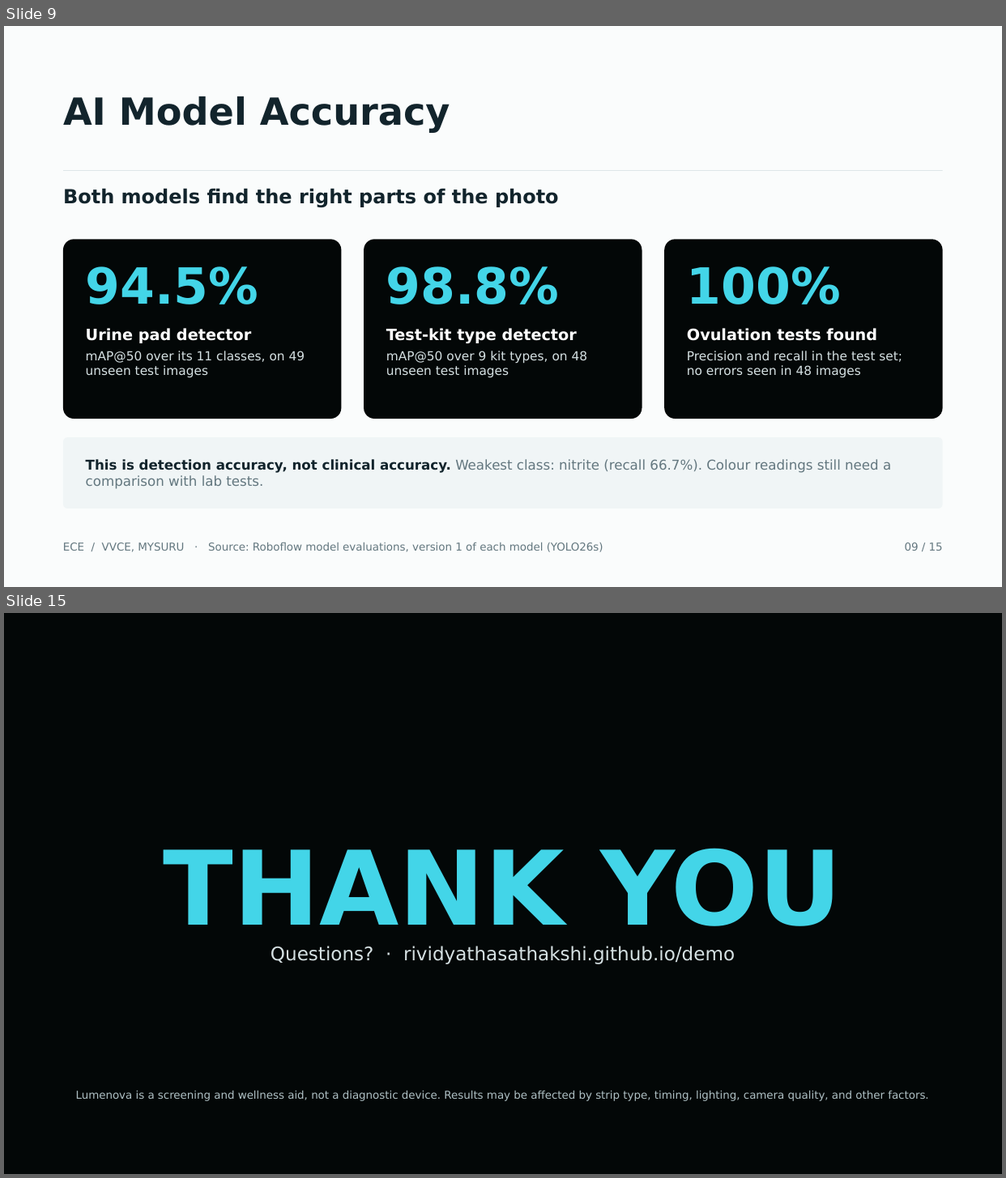
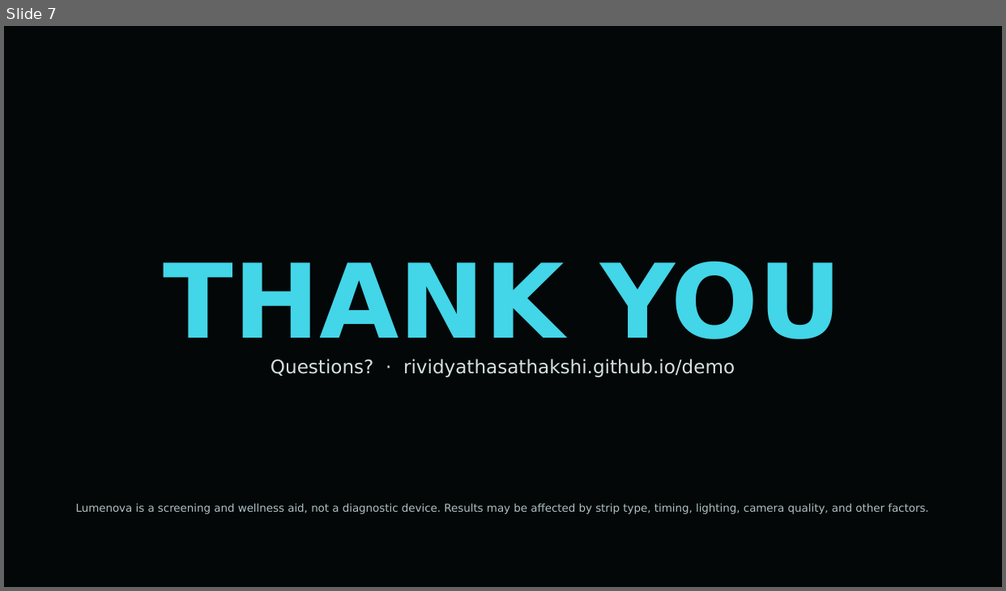
Before and after one commit to RividyathaSathakshi/LUMENOVA, a slide deck: presentation/Lumenova_TechShodha.pptx. Shown one above the other, each under a label of ours: slides 9 and 15 before the commit, slide 7 after it; the slides between them are not shown. The pictures are 1006x1178 and 1006x591 pixels, drawn with LibreOffice and Linux fonts; fonts in the diff are those of the drawing. Boxes give left, top, right and bottom in pixels: in the first picture for what was removed or moved away, otherwise in the second. Text is boxed around its words. In the diff, an @@ line names an element or a change of style, - is before the commit and + after.

```diff
--- a/presentation/Lumenova_TechShodha.pptx
+++ b/presentation/Lumenova_TechShodha.pptx
@@ slide 9 removed at (4,26,1002,587), background #FAFCFC @@
@@ text removed at (63,96,450,133) @@
-AI Model Accuracy
@@ rectangle removed at (63,170,943,171) @@
@@ text removed at (63,188,559,207) @@
-Both models find the right parts of the photo
@@ rounded rectangle removed at (63,239,342,419) @@
@@ rounded rectangle removed at (364,239,642,419) @@
@@ rounded rectangle removed at (664,239,943,419) @@
@@ text removed at (86,267,258,305) @@
-94.5%
@@ text removed at (386,267,559,305) @@
-98.8%
@@ text removed at (687,267,841,305) @@
-100%
@@ text removed at (86,328,305,378) @@
-Urine pad detector
-mAP@50 over its 11 classes, on 49 unseen test images
@@ text removed at (386,328,588,378) @@
-Test-kit type detector
-mAP@50 over 9 kit types, on 48 unseen test images
@@ text removed at (687,328,902,378) @@
-Ovulation tests found
-Precision and recall in the test set; no errors seen in 48 images
@@ rounded rectangle removed at (63,437,943,509) @@
@@ text removed at (86,459,891,489) @@
-This is detection accuracy, not clinical accuracy. Weakest class: nitrite (recall 66.7%). Colour readings still need a comparison with lab tests.
@@ text removed at (63,543,603,552) @@
-ECE / VVCE, MYSURU · Source: Roboflow model evaluations, version 1 of each model (YOLO26s)
@@ text removed at (905,543,943,551) @@
-09 / 15
@@ what was slide 15 is now slide 7 @@
```
Also in this commit, not shown: 5 slides changed, 7 other slides removed.
